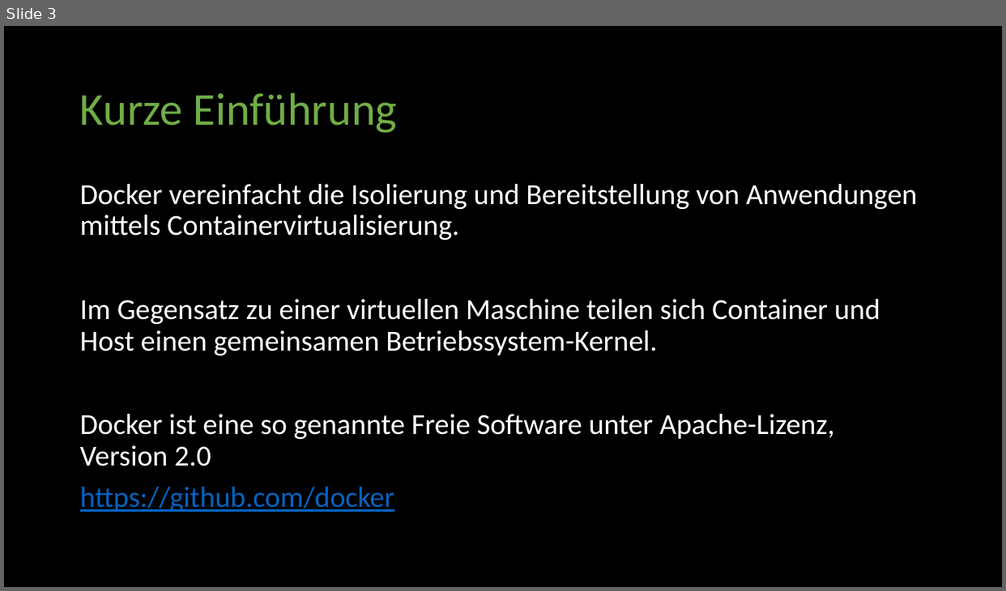
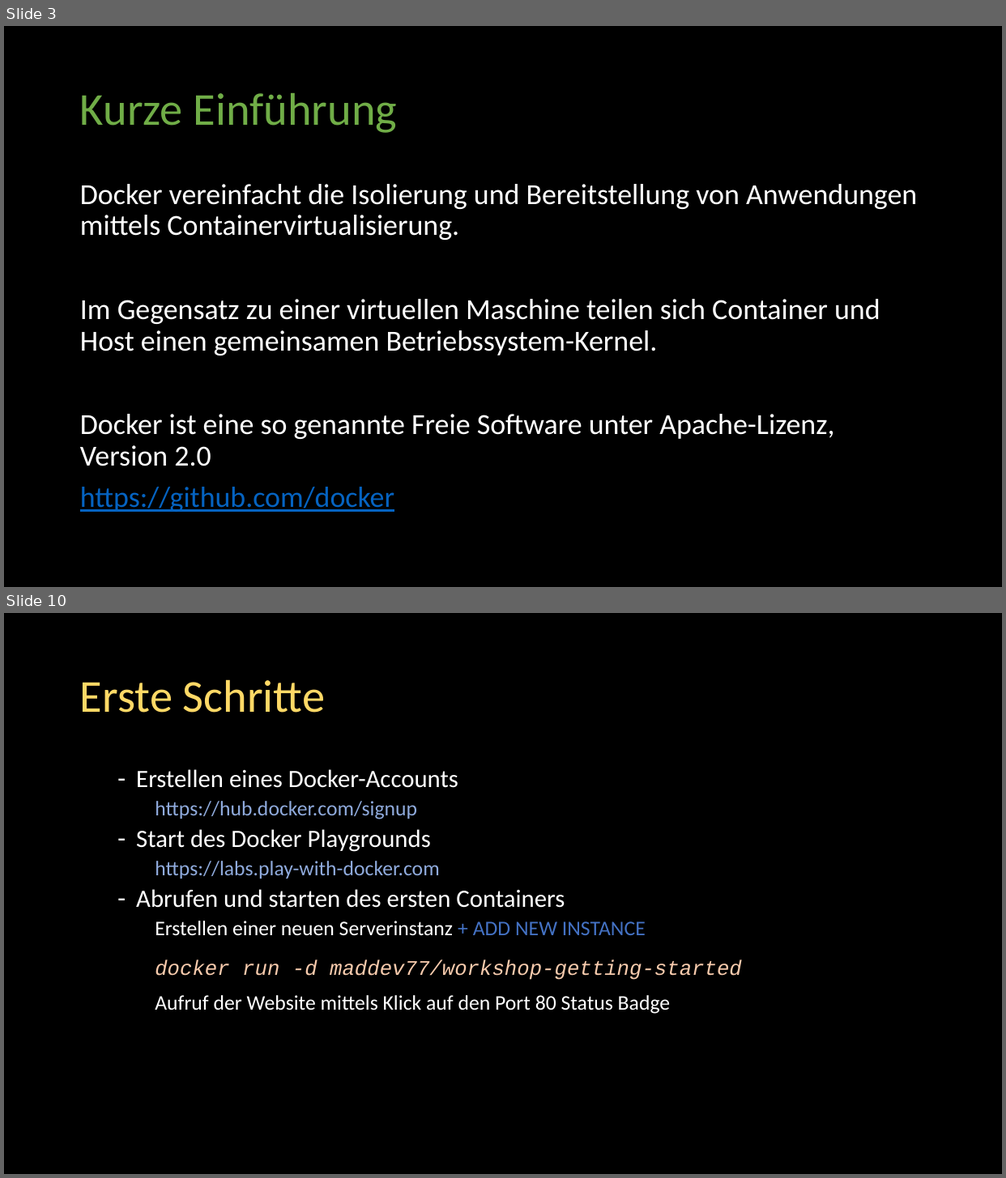
Before and after one commit to BadMadDev/workshop, a slide deck: docs/Docker Workshop.de.pptx. Shown one above the other, each under a label of ours: slide 3 before the commit, slides 3 and 10 after it; the slides between them are not shown. The pictures are 1006x591 and 1006x1178 pixels, drawn with LibreOffice and Linux fonts; fonts in the diff are those of the drawing. Boxes give left, top, right and bottom in pixels: in the first picture for what was removed or moved away, otherwise in the second. Text is boxed around its words. In the diff, an @@ line names an element or a change of style, - is before the commit and + after.

```diff
--- a/docs/Docker Workshop.de.pptx
+++ b/docs/Docker Workshop.de.pptx
@@ slide 10 added at bbox=[4, 613, 1002, 1174], background #000000 @@
@@ title added at bbox=[80, 679, 325, 713], 44 pt, text #FFD966 @@
+Erste Schritte
@@ text added at bbox=[136, 769, 742, 1014], 20 pt, text #FFFFFF @@
+  – Erstellen eines Docker-Accounts
+    https://hub.docker.com/signup
+  – Start des Docker Playgrounds
+    https://labs.play-with-docker.com
+  – Abrufen und starten des ersten Containers
+    Erstellen einer neuen Serverinstanz + ADD NEW INSTANCE
+docker run -d maddev77/workshop-getting-started
+Aufruf der Website mittels Klick auf den Port 80 Status Badge
```
Also in this commit, not shown: 2 slides changed, 5 other slides added.
